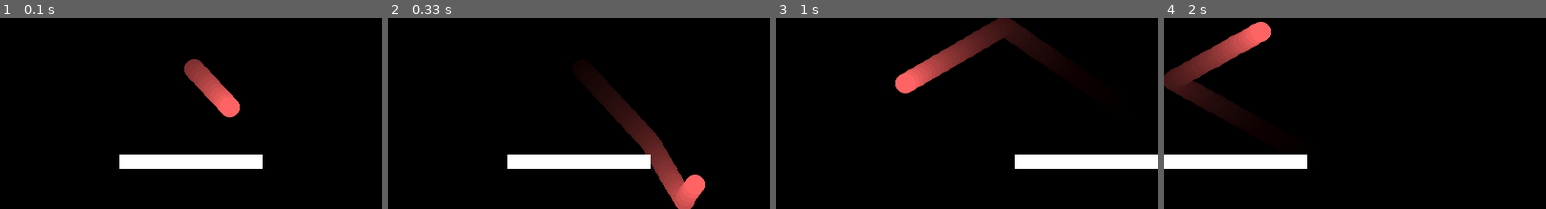
Above: before the commit, frames 1-4 (left to right).
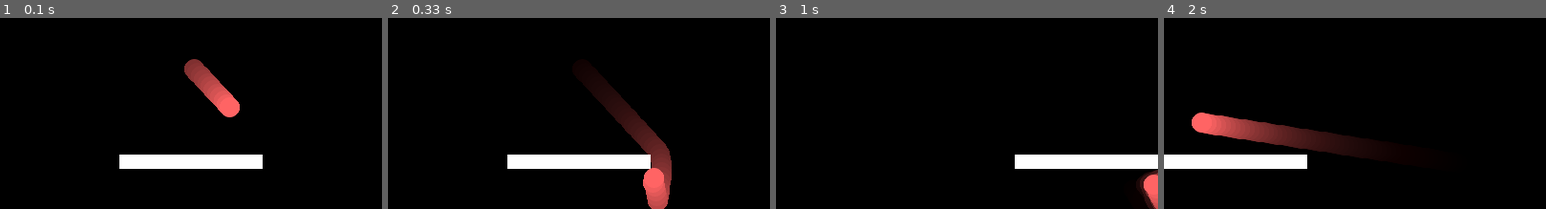
Above: after the commit, the same moments.

Repository: jouleion/HO_week1
Game: pygame game, started from Pong Start/main.py
Two runs of this game, one before a commit and one after it. Both use one fixed random seed, a clock stepped at 60 frames per second and the inputs below.
Inputs:
- Up to frame 1 (0.1 s): no input
- Up to frame 2 (0.33 s): no input
- Up to frame 3 (1 s): hold Right 0.33-0.8 s; hold Right from 0.83 s (still down)
- Up to frame 4 (2 s): release Right at 1.3 s; hold Left 1.33-1.87 s

Frame 1 is identical in both runs. In frame 2, 2.5% of the frame differs, in the area x 66-83%, y 63-100%; in frame 3, 5.7%; in frame 4, 9.6%, in the area x 0-55%, y 2-74%.

Commit message:
colllisions are hard

Diff:
--- a/Pong Start/paddle.py
+++ b/Pong Start/paddle.py
@@ -68,16 +68,32 @@
         # return distance
         return numpy.sqrt(dist_x ** 2 + dist_y ** 2)
 
+    def is_colliding(self, other):
+        ball_x, ball_y = other.position
+        ball_radius = other.radius
+        ball_next_x = ball_x + other.velocity[0]
+        ball_next_y = ball_y + other.velocity[0]
+
+        # Calculate the distance between the center of the circle and the center of the rectangle
+        dist_x = abs(ball_next_x - (self.position[0] + self.velocity[0] + self.width / 2))
+        dist_y = abs(ball_next_y - (self.position[1] + self.velocity[1] + self.height / 2))
+
+        # Check if the distance is less than or equal to the sum of the circle radius and half of the rectangle width/height
+        if dist_x > (self.width / 2 + ball_radius):
+            return False
+        if dist_y > (self.height / 2 + ball_radius):
+            return False
+        if dist_x <= (self.width / 2):
+            return True
+        if dist_y <= (self.height / 2):
+            return True
+
+        corner_dist_sq = (dist_x - (self.width / 2)) ** 2 + (dist_y - (self.height / 2)) ** 2
+        return corner_dist_sq <= (ball_radius ** 2)
+
     def check_collision(self, other):
-        # rectangle circle collision
-        distance_now = self.get_circle_rect_distance(other.position, self.position)
-        distance_next = self.get_circle_rect_distance(other.position + other.velocity, self.position + self.velocity)
-
-        if(distance_now == -1 or distance_next == -1):
-            print("Ball in paddle")
-
         # check if ball is colliding in the next frame, but not this frame, then update velociy of ball
-        if distance_now > other.radius > distance_next:
+        if self.is_colliding(other):
             print("Touching")
 
             # calculate bounce with impulse
